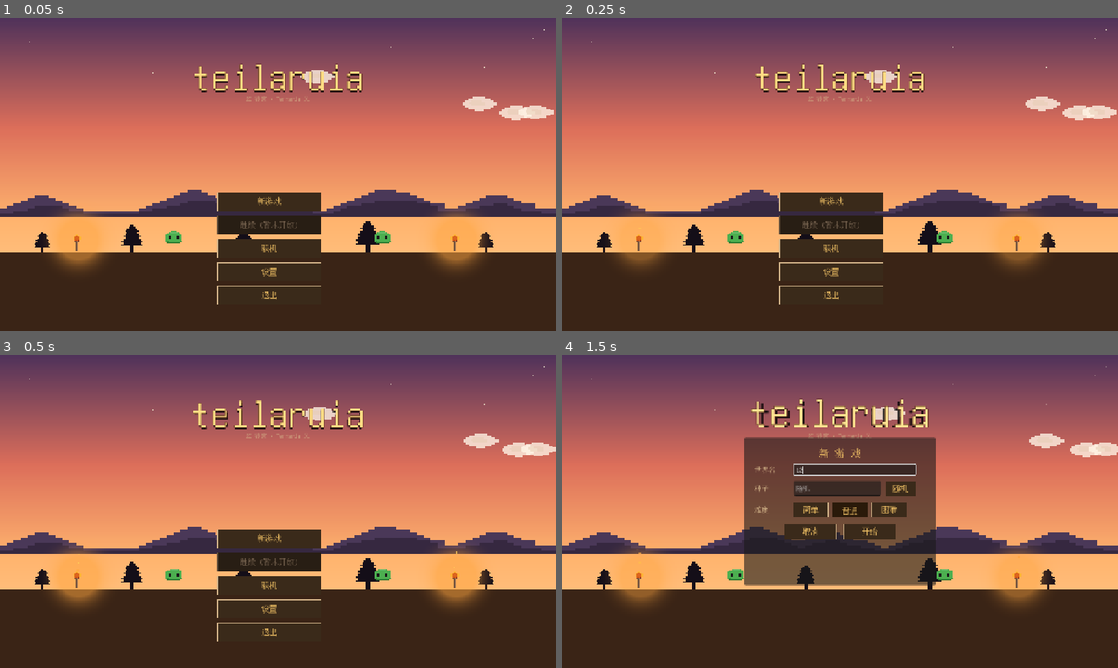
Above: before the commit, frames 1-4 (two rows, left to right).
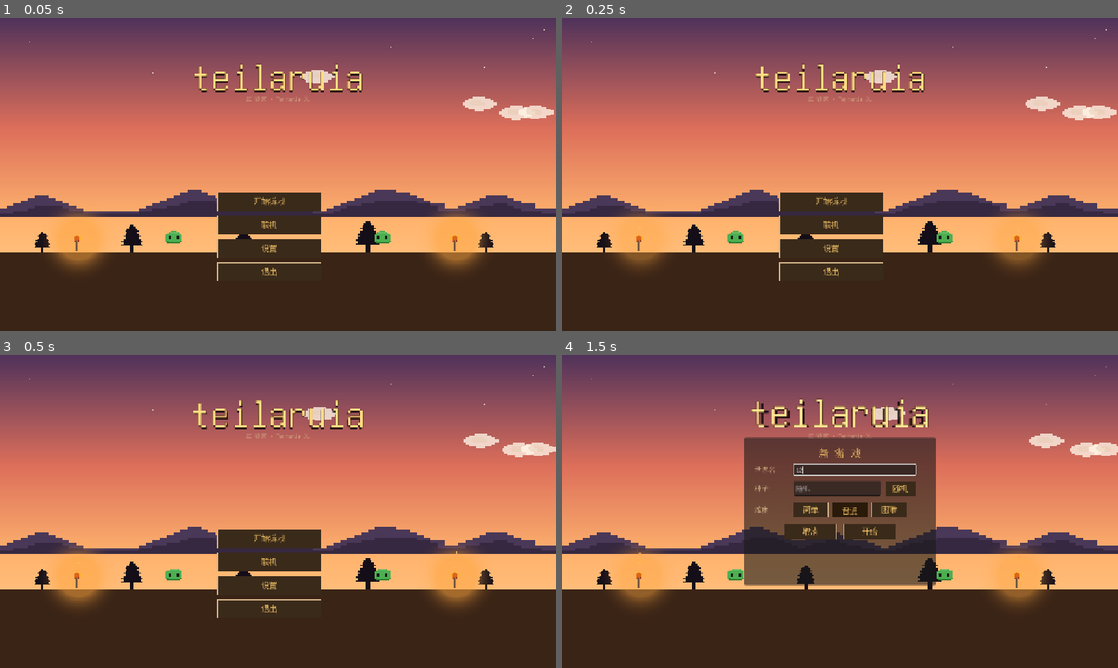
Above: after the commit, the same moments.

Repository: Nornttyy/tielaruia
Game: Godot game, scene res://scenes/main.tscn
The game is run twice, just before and just after one commit, with the same random seed, the same clock (stepped at 60 frames per second) and the same inputs.
Inputs (mouse positions are in pixels of both pictures, inside the frame that each line leads up to):
- Up to frame 1 (0.05 s): no input
- Up to frame 2 (0.25 s): no input
- Up to frame 3 (0.5 s): no input
- Up to frame 4 (1.5 s): click "新游戏" (after the commit: "开始游戏") at 0.5 s; click (856, 470) at 1.27 s; type "12" at 1.35 s

The runs differ from the first frame. In frame 1, 0.4% of the frame differs, in the area x 39-58%, y 57-92%; in frame 2, 0.4%; in frame 3, 0.4%; in frame 4, nothing differs.

Commit message:
ui(menu): 删继续按钮 + "新游戏" → "开始游戏"
- 主菜单删 ContinueRow 节点 (继续 (暂未开放) 按钮)
- "新游戏" 按钮文字改 "开始游戏"
- main_menu.gd 移除 ContinueRow 引用 + reset_visuals 里的 continue
  按钮刷新
- 删 test_continue_button_disabled 测试 (按钮不存在了)

Co-Authored-By: Claude Opus 4.7 (1M context) <noreply@anthropic.com>

Diff:
--- a/scenes/ui/main_menu.tscn
+++ b/scenes/ui/main_menu.tscn
@@ -103,23 +103,7 @@
 
 [node name="Button" type="Button" parent="ButtonLayer/VBox/NewGameRow"]
 custom_minimum_size = Vector2(240, 44)
-text = "新游戏"
-
-[node name="ContinueRow" type="HBoxContainer" parent="ButtonLayer/VBox"]
-theme_override_constants/separation = 6
-
-[node name="Arrow" type="Label" parent="ButtonLayer/VBox/ContinueRow"]
-custom_minimum_size = Vector2(20, 40)
-text = "▶"
-vertical_alignment = 1
-theme_override_font_sizes/font_size = 18
-theme_override_colors/font_color = Color(0.949, 0.761, 0.396, 1)
-visible = false
-
-[node name="Button" type="Button" parent="ButtonLayer/VBox/ContinueRow"]
-custom_minimum_size = Vector2(240, 44)
-text = "继续 (暂未开放)"
-disabled = true
+text = "开始游戏"
 
 [node name="MultiplayerRow" type="HBoxContainer" parent="ButtonLayer/VBox"]
 theme_override_constants/separation = 6
--- a/scripts/ui/main_menu.gd
+++ b/scripts/ui/main_menu.gd
@@ -299,7 +299,6 @@
 func _setup_buttons() -> void:
 	var rows := [
 		{"row": "NewGameRow", "callback": _on_new_game_pressed},
-		{"row": "ContinueRow", "callback": _on_continue_pressed},
 		{"row": "MultiplayerRow", "callback": _on_multiplayer_pressed},
 		{"row": "SettingsRow", "callback": _on_settings_pressed},
 		{"row": "QuitRow", "callback": _on_quit_pressed},
@@ -324,10 +323,6 @@
 		var cb: Callable = entry["callback"]
 		if cb.is_valid():
 			btn.pressed.connect(cb)
-	# 继续按钮: 没存档就禁用 (灰显)
-	var continue_btn: Button = $ButtonLayer/VBox/ContinueRow/Button
-	if continue_btn != null:
-		continue_btn.disabled = not SaveManager.has_save()
 
 
 func _apply_button_style(btn: Button) -> void:
@@ -415,10 +410,6 @@
 		$SettingsPanel.visible = false
 	if has_node("MultiplayerPanel"):
 		$MultiplayerPanel.visible = false
-	# 刷新继续按钮 disabled 状态 (回菜单后可能刚保存了)
-	var continue_btn: Button = $ButtonLayer/VBox/ContinueRow/Button
-	if continue_btn != null:
-		continue_btn.disabled = not SaveManager.has_save()
 
 
 func _on_settings_pressed() -> void:
--- a/tests/unit/test_main_menu.gd
+++ b/tests/unit/test_main_menu.gd
@@ -90,13 +90,6 @@
 	assert_true(panel.visible, "点联机后面板显示")
 
 
-func test_continue_button_disabled():
-	var mm = _make()
-	var cont_btn = mm.get_node_or_null("ButtonLayer/VBox/ContinueRow/Button")
-	assert_not_null(cont_btn)
-	assert_true(cont_btn.disabled)
-
-
 func test_new_game_button_shows_new_game_panel():
 	var mm = _make()
 	var panel = mm.get_node_or_null("NewGamePanel")
